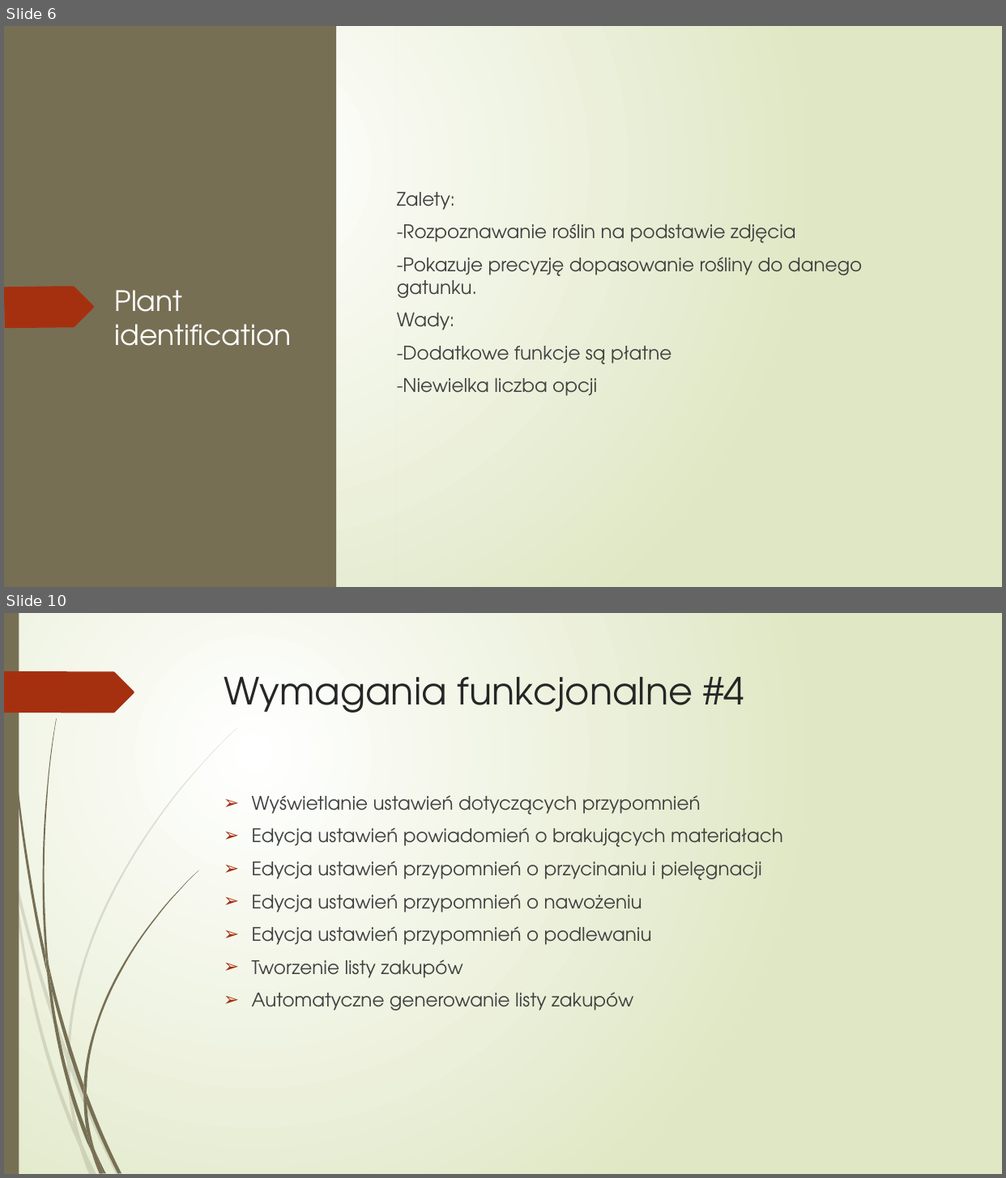
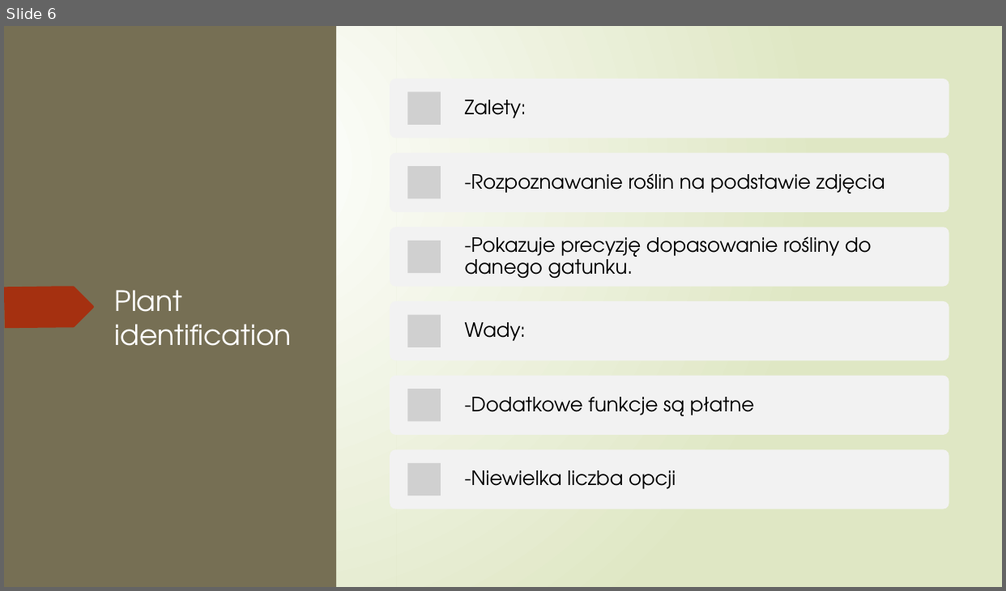
Before and after one commit to 247659/Plantify, a slide deck: Plantify.pptx. Shown one above the other, each under a label of ours: slides 6 and 10 before the commit, slide 6 after it; the slides between them are not shown. The pictures are 1006x1178 and 1006x591 pixels, drawn with LibreOffice and Linux fonts; fonts in the diff are those of the drawing; grey boxes stand for pictures. Boxes give left, top, right and bottom in pixels: in the first picture for what was removed or moved away, otherwise in the second. Text is boxed around its words. In the diff, an @@ line names an element or a change of style, - is before the commit and + after.

```diff
--- a/Plantify.pptx
+++ b/Plantify.pptx
@@ slide 10 removed at box(4, 613, 1002, 1174), background gradient #FFFFFF to #DFE8C4; not listed: 12 template elements that a slide beside it also shows @@
@@ title removed at box(224, 677, 744, 713) @@
-Wymagania funkcjonalne #4
@@ text removed at box(252, 795, 783, 1011) @@
-➢ Wyświetlanie ustawień dotyczących przypomnień
-➢ Edycja ustawień powiadomień o brakujących materiałach
-➢ Edycja ustawień przypomnień o przycinaniu i pielęgnacji
-➢ Edycja ustawień przypomnień o nawożeniu
-➢ Edycja ustawień przypomnień o podlewaniu
-➢ Tworzenie listy zakupów
-➢ Automatyczne generowanie listy zakupów
@@ group removed at box(12, 727, 237, 1148): 5 freeform shapes @@
@@ group removed at box(42, 718, 198, 1153): 7 freeform shapes @@
@@ slide 6 changed as well @@
@@ text removed at box(397, 192, 862, 396) @@
-Zalety:
--Rozpoznawanie roślin na podstawie zdjęcia
--Pokazuje precyzję dopasowanie rośliny do danego gatunku.
-Wady:
--Dodatkowe funkcje są płatne
--Niewielka liczba opcji
@@ group added at box(390, 79, 948, 509): 6 rounded rectangles, 6 pictures, 6 texts @@
+Zalety:
+-Rozpoznawanie roślin na podstawie zdjęcia
+-Pokazuje precyzję dopasowanie rośliny do danego gatunku.
+Wady:
+-Dodatkowe funkcje są płatne
+-Niewielka liczba opcji
```
Also in this commit, not shown: 17 other slides changed, 4 slides added, 9 other slides removed, 10 other files.
